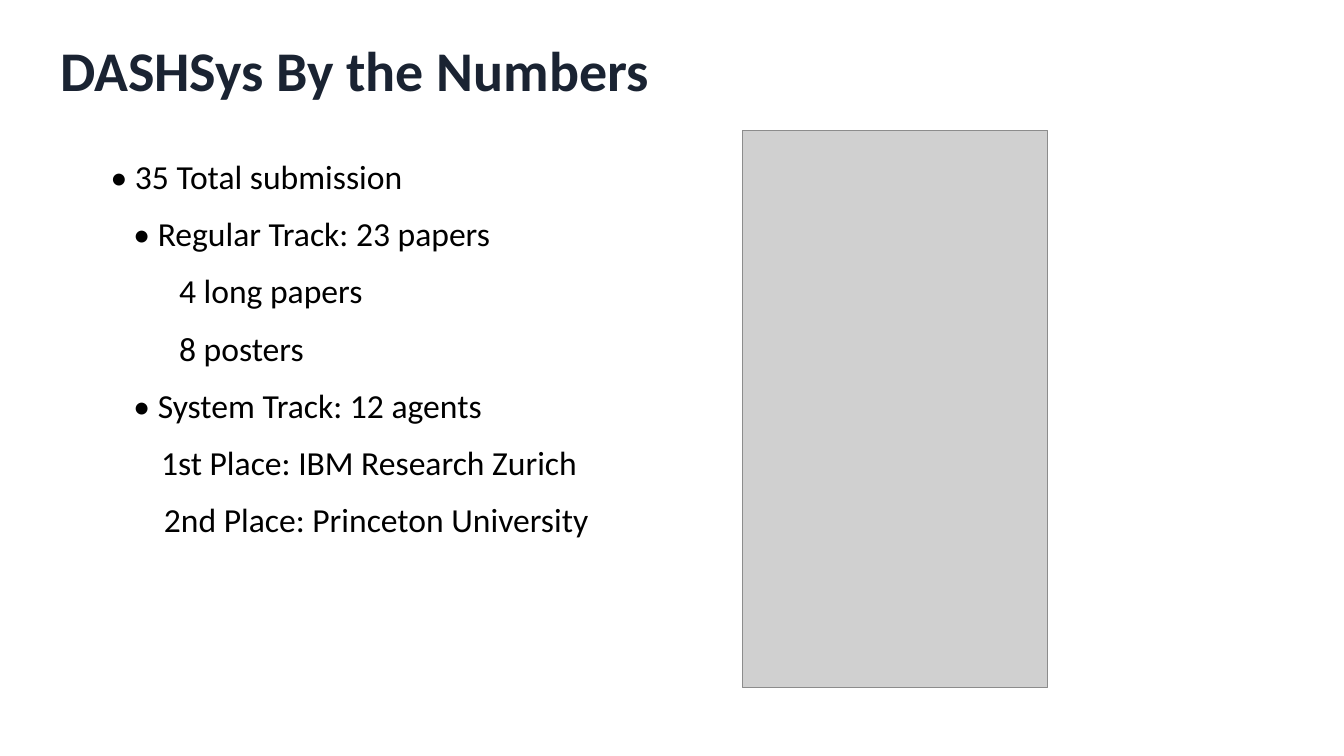
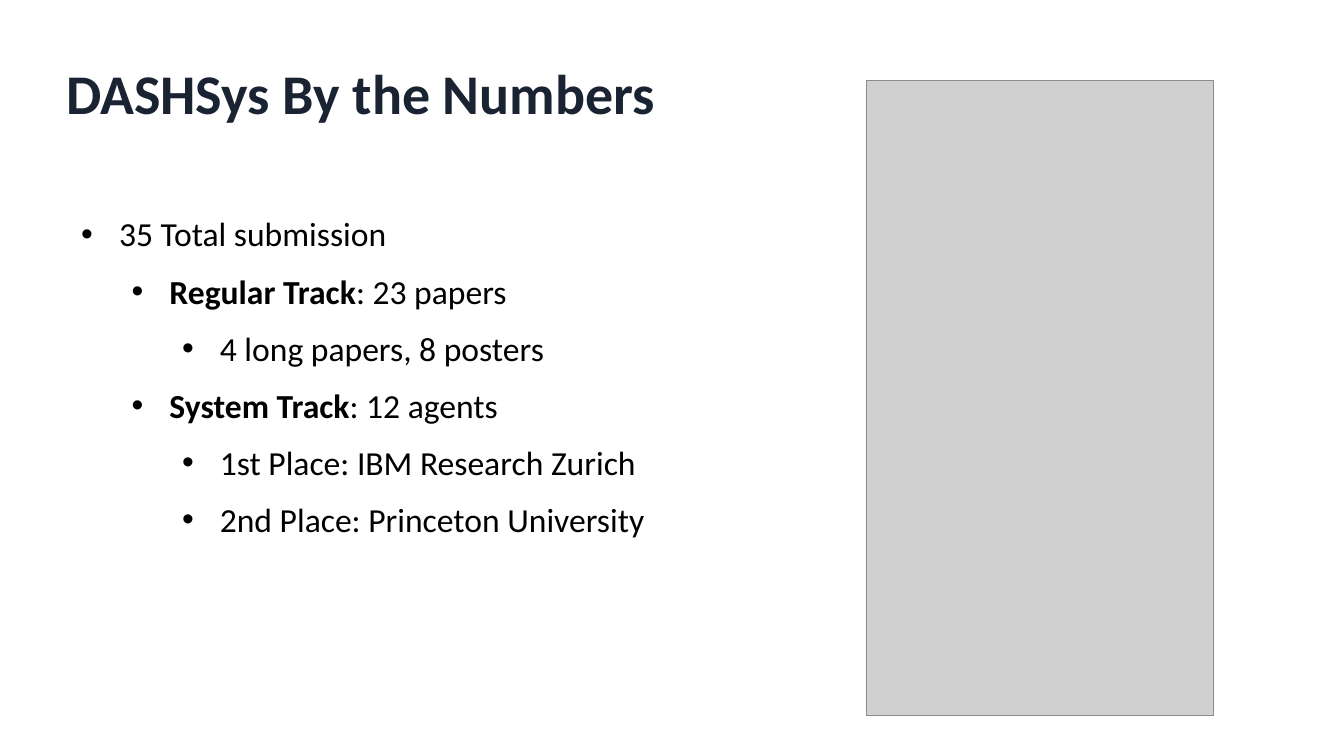
Before and after one commit to dashsys-workshop-vldb/dashsys-workshop-vldb.github.io, a slide deck: slide 5 of DASHSys-2026-Welcome-Address.pptx (slide 4 before the commit). Drawn at 1344x756 pixels with LibreOffice and Linux fonts; fonts in the diff are those of the drawing; grey boxes stand for pictures. Boxes give left, top, right and bottom in pixels: in the first picture for what was removed or moved away, otherwise in the second. Text is boxed around its words. In the diff, an @@ line names an element or a change of style, - is before the commit and + after.

```diff
--- a/DASHSys-2026-Welcome-Address.pptx
+++ b/DASHSys-2026-Welcome-Address.pptx
@@ text "DASHSys By the Numbers": place and size @@
-text "DASHSys By the Numbers" at [60, 51, 649, 100]
+text "DASHSys By the Numbers" at [66, 74, 655, 123]
@@ picture: place and size @@
-picture at [743, 130, 1049, 688]
+picture at [866, 81, 1214, 715]
@@ text "35 Total submission": place and size @@
-text "35 Total submission" at [135, 165, 588, 538]
+text "35 Total submission" at [119, 222, 644, 538]
@@ text at [119, 222, 544, 424]: text changed @@
-• 35 Total submission
-• Regular Track: 23 papers
-4 long papers
-8 posters
-• System Track: 12 agents
+• 35 Total submission
+  • Regular Track: 23 papers
+    • 4 long papers, 8 posters
+  • System Track: 12 agents
@@ text at [220, 451, 644, 538]: bullet none to •; list level 1 to 3 in "1st Place: IBM Research Zurich"; list level 1 to 3 in "2nd Place: Princeton University" @@
```
Also in this commit, not shown: 4 other slides changed, 4 slides added, 5 slides removed, 2 other files.
